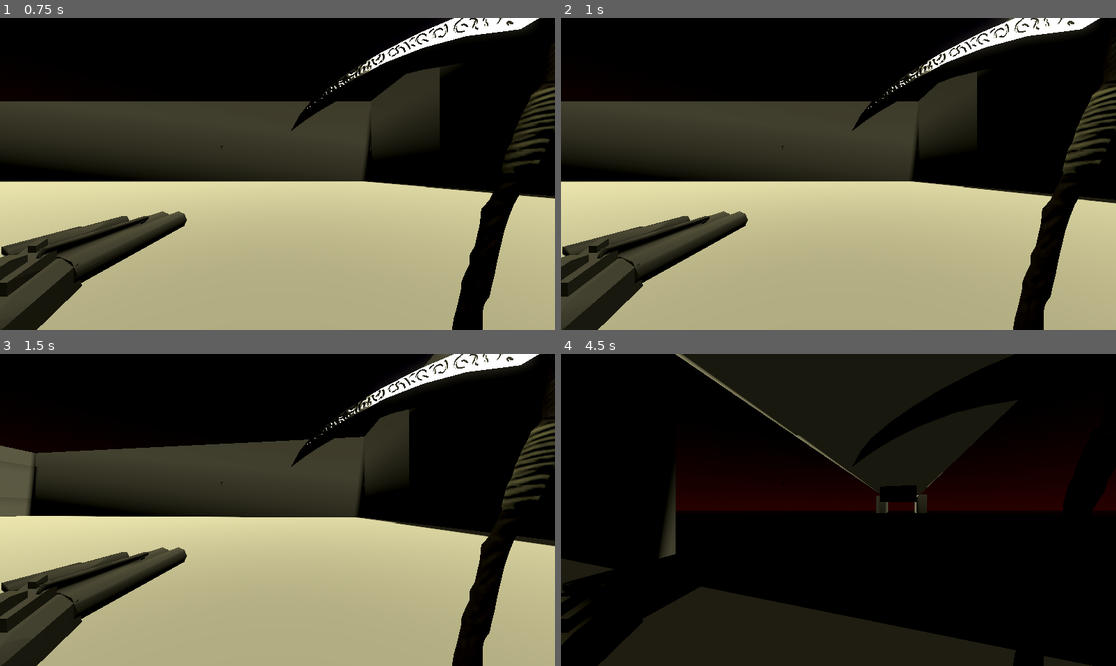
Above: before the commit, frames 1-4 (two rows, left to right).
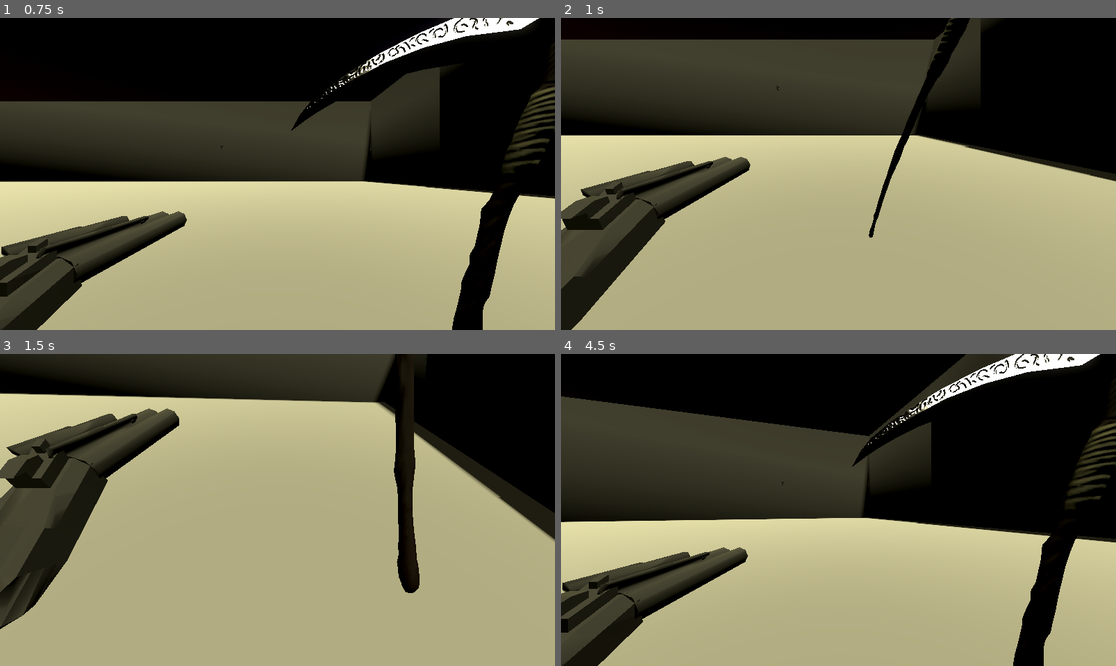
Above: after the commit, the same moments.

Repository: SeminixDev/pandora-boomer-shooter
Game: Godot game, scene res://World/world.tscn
Same seed, same stepped clock (60 frames per second), same inputs: the game is played once before the commit and once after it.
Inputs:
- Up to frame 1 (0.75 s): hold Right (right1) from 0.53 s (still down); hold S (down2) from 0.53 s (still down)
- Up to frame 2 (1 s): keep holding Right (right1); keep holding S (down2)
- Up to frame 3 (1.5 s): release Right (right1) at 1.28 s; release S (down2) at 1.28 s; hold Down (down1) from 1.28 s (still down); tap A (left2) at 1.35 s
- Up to frame 4 (4.5 s): release Down (down1) at 2.03 s; hold Right (right1) 2.03-2.78 s; hold D (right2) 2.03-2.78 s; hold Up (up1) 2.78-3.53 s; tap W (up2) at 2.85 s; hold S (down2) 3.53-4.28 s; hold Left (left1) from 3.53 s (still down); tap A (left2) at 4.35 s

Frame 1 is identical in both runs. In frame 2, 50% of the frame differs, in the area x 0-100%, y 0-100%; in frame 3, 60%; in frame 4, 74%.

Commit message:
Better cooldowns

Diff:
--- a/Player/player.gd
+++ b/Player/player.gd
@@ -48,6 +48,9 @@
 
 func _ready() -> void:
 	current_health = max_health
+
+	time_since_last_heavy = heavy_melee_cooldown
+	time_since_last_quick = quick_melee_cooldown
 
 	scythe.attack_finished.connect(_on_scythe_attack_finished)
 
--- a/World/wave_manager.gd
+++ b/World/wave_manager.gd
@@ -10,11 +10,14 @@
 @export var initial_budget: int = 10
 @export var budget_multiplier: float = 1.5
 @export var spawn_interval: float = 0.1
+@export var breather_duration: float = 5.0
 
 var current_wave: int = 1
 var current_budget: int = 0
+var total_wave_budget: int = 0
 var active_enemies: int = 0
 var spawn_timer: Timer
+var breather_timer: Timer
 
 @onready var spawn_points: Array[Node] = []
 @onready var player: Player = %Player
@@ -31,13 +34,18 @@
 	spawn_timer.timeout.connect(_on_spawn_timer_timeout)
 	add_child(spawn_timer)
 
+	breather_timer = Timer.new()
+	breather_timer.one_shot = true
+	breather_timer.timeout.connect(start_wave)
+	add_child(breather_timer)
+
 	# Delay before first wave
-	await get_tree().create_timer(3.0).timeout
-	start_wave()
+	breather_timer.start(5.0)
 
 func start_wave() -> void:
 	print("Starting Wave: ", current_wave)
-	current_budget = int(initial_budget * pow(budget_multiplier, current_wave - 1))
+	total_wave_budget = int(initial_budget * pow(budget_multiplier, current_wave - 1))
+	current_budget = total_wave_budget
 	spawn_timer.start()
 
 func _on_spawn_timer_timeout() -> void:
@@ -45,12 +53,12 @@
 		spawn_timer.stop()
 		return
 
-	# 1. Filter valid (safe) spawn points
+	# Filter valid (safe) spawn points
 	var safe_points = spawn_points.filter(func(sp): return sp.is_safe_to_spawn(player))
 	if safe_points.is_empty():
 		return # Try again next tick
 
-	# 2. Pick a random valid enemy within budget
+	# Pick a random valid enemy within budget
 	var affordable = []
 	for key in enemy_pool:
 		if enemy_pool[key]["cost"] <= current_budget:
@@ -63,7 +71,7 @@
 	var chosen_enemy = affordable.pick_random()
 	var spawn_point = safe_points.pick_random()
 
-	# 3. Spend budget and spawn
+	# Spend budget and spawn
 	current_budget -= chosen_enemy["cost"]
 	active_enemies += 1
 	spawn_point.spawn(chosen_enemy["scene"])
@@ -77,5 +85,11 @@
 	if current_budget <= 0 and active_enemies <= 0:
 		print("Wave ", current_wave, " Complete!")
 		current_wave += 1
-		await get_tree().create_timer(5.0).timeout # Shop/Breather phase
-		start_wave()
+		breather_timer.start(breather_duration) # Replaced the await logic
+
+# --- Helpers for the HUD ---
+func is_in_breather() -> bool:
+	return not breather_timer.is_stopped()
+
+func get_time_until_next_wave() -> float:
+	return breather_timer.time_left
